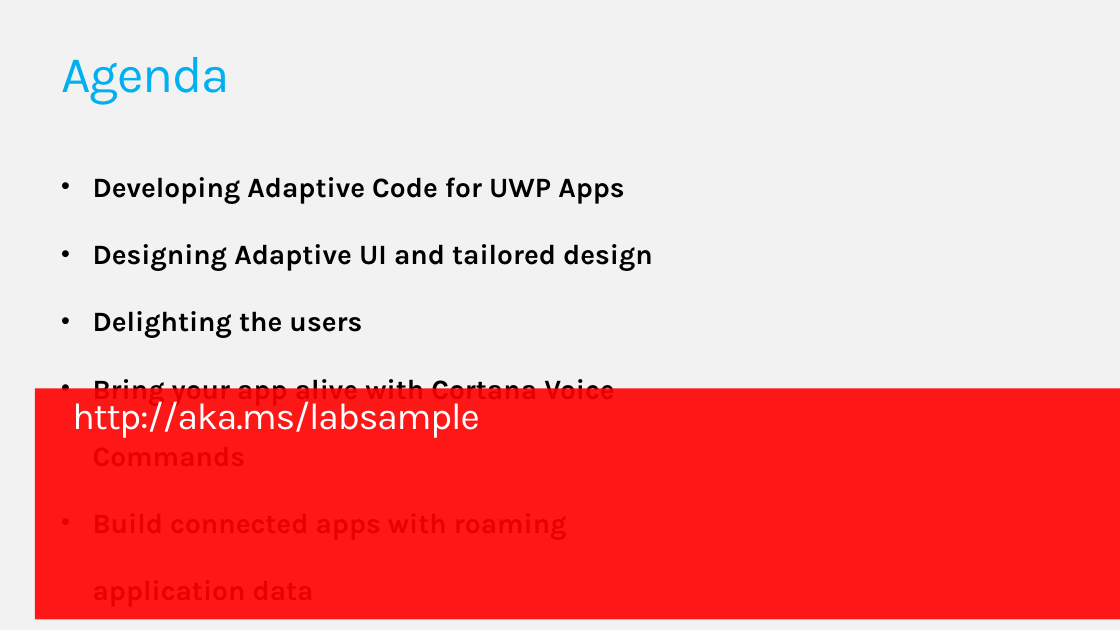
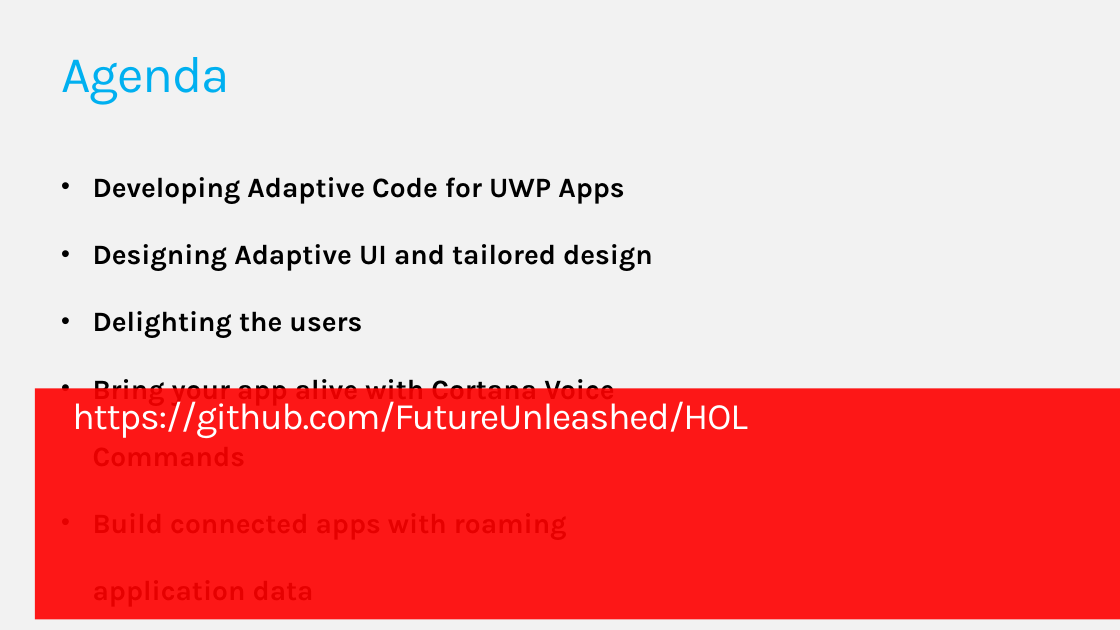
Before and after one commit to FutureUnleashed/HOL, a slide deck: slide 2 of Develop Windows UWP Apps on Windows 10 - 2.pptx. Drawn at 1120x630 pixels with LibreOffice and Linux fonts; fonts in the diff are those of the drawing; background and template pictures are left out. Boxes give left, top, right and bottom in pixels: in the first picture for what was removed or moved away, otherwise in the second. Text is boxed around its words. In the diff, an @@ line names an element or a change of style, - is before the commit and + after.

```diff
--- a/Develop Windows UWP Apps on Windows 10 - 2.pptx
+++ b/Develop Windows UWP Apps on Windows 10 - 2.pptx
@@ text at bbox=[72, 401, 747, 438]: text changed @@
-http://aka.ms/labsample
+https://github.com/FutureUnleashed/HOL
```
Also in this commit, not shown: 4 other slides changed, 2 slides added.
